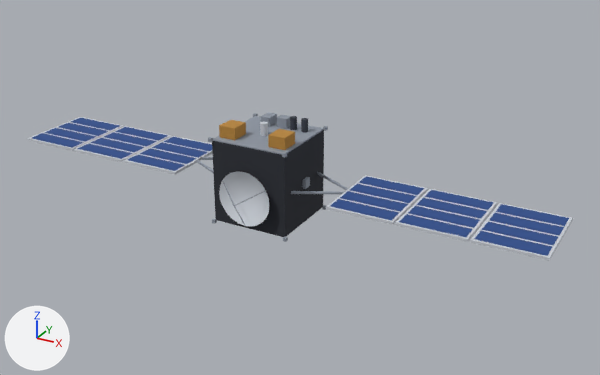
What one commit did to the glTF model site/models/hera.glb.
The view is the same before and after, from a 50 mm lens placed at (7.93, -13.16, 6.45), pointed at (0.67, 0.03, -0.14). The lights are fixed; the arrows at lower left show +X, +Y and +Z. The older version comes first. Where no turn or scale is listed for an object, it has been applied to the vertices. Vertices at exactly the same position are counted once.

The older version as bpy lines, for what is in view:
```python
me_body = bpy.data.meshes.new('body')
me_body.from_pydata(...)  # 3294 vertices, 3812 faces; spans x -5.75..5.75, y -1.09..1.09, z -1.05..1.05
# faces by material slot: [440, 432, 272, 2668]
me_body.materials.append(mat_own__8f97a3)  # grey #8f97a3
me_body.materials.append(mat_own__d5dae2)  # light grey #d5dae2
me_body.materials.append(mat_own__3a3f4a)  # greyish blue #3a3f4a
me_body.materials.append(mat_own__c9ced6)  # light grey #c9ced6
me_foil = bpy.data.meshes.new('foil')
me_foil.from_pydata(...)  # 187 vertices, 320 faces; spans x -0.8..0.8, y -0.8..0.8, z -1.0..1.0
# faces by material slot: [96, 224]
me_foil.materials.append(mat_own__2b2e36)  # dark grey #2b2e36
me_foil.materials.append(mat_own__b8863b)  # orange #b8863b
me_solar_panel = bpy.data.meshes.new('solar-panel')
me_solar_panel.from_pydata(...)  # 96 vertices, 48 faces; spans x -5.7..5.7, y -0.8..0.8, z 0.0
me_solar_panel.materials.append(mat_own__2e4e8c)  # blue #2e4e8c
ob_body = bpy.data.objects.new('body', me_body)
ob_body.location = (0.0, -0.23, 0.07)
ob_foil = bpy.data.objects.new('foil', me_foil)
ob_foil.location = (0.0, 0.0, 0.12)
ob_solar_panel = bpy.data.objects.new('solar-panel', me_solar_panel)
ob_solar_panel.location = (0.0, 0.0, 0.03)
```
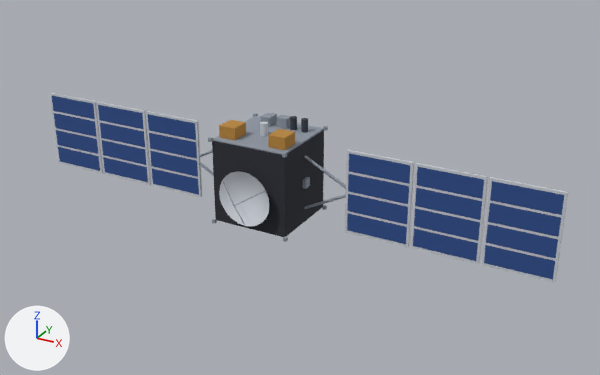
What changed in the scene script:
```text
Change me_body:
    where me_body.from_pydata(...)  # 3294 vertices, 3812 faces; spans x -5.75..5.75, y -1.09..1.09, z -1.05..1.05
    used by ob_body; location = (0.0, -0.23, 0.07)
    me_body part 1: the loose piece of 20 vertices spanning x 0.79..1.71, y -0.34..0.17, z -0.11..-0.04 is turned -90 degrees about the x axis through its middle, then moved by (0.0, 0.32, 0.32)
    me_body part 2: the loose piece of 20 vertices spanning x 0.79..1.71, y 0.29..0.8, z -0.11..-0.04 is turned -90 degrees about the x axis through its middle, then moved by (0.0, -0.32, -0.32)
    me_body part 3: the loose piece of 20 vertices spanning x -1.71..-0.79, y -0.34..0.17, z -0.11..-0.04 is turned -90 degrees about the x axis through its middle, then moved by (0.0, 0.32, 0.32)
    me_body part 4: the loose piece of 20 vertices spanning x -1.71..-0.79, y 0.29..0.8, z -0.11..-0.04 is turned -90 degrees about the x axis through its middle, then moved by (0.0, -0.32, -0.32)
    me_body part 5: the loose piece of 433 vertices spanning x 4.43..5.75, y -0.62..1.08, z -0.1..-0.05 is turned 90 degrees about the x axis through its middle
    me_body part 6: the loose piece of 433 vertices spanning x 3.06..4.39, y -0.62..1.08, z -0.1..-0.05 is turned 90 degrees about the x axis through its middle
    me_body part 7: the loose piece of 433 vertices spanning x 1.7..3.02, y -0.62..1.08, z -0.1..-0.05 is turned 90 degrees about the x axis through its middle
    me_body part 8: the loose piece of 433 vertices spanning x -5.75..-4.43, y -0.62..1.08, z -0.1..-0.05 is turned 90 degrees about the x axis through its middle
    me_body part 9: the loose piece of 433 vertices spanning x -4.39..-3.06, y -0.62..1.08, z -0.1..-0.05 is turned 90 degrees about the x axis through its middle
    me_body part 10: the loose piece of 433 vertices spanning x -3.02..-1.7, y -0.62..1.08, z -0.1..-0.05 is turned 90 degrees about the x axis through its middle
Change me_solar_panel:
    used by ob_solar_panel; location = (0.0, 0.0, 0.03)
    remove me_solar_panel.from_pydata(...)  # 96 vertices, 48 faces; spans x -5.7..5.7, y -0.8..0.8, z 0.0
    add me_solar_panel.from_pydata(...)  # 96 vertices, 48 faces; spans x -5.7..5.7, y 0.0, z -0.8..0.8
    me_solar_panel part 11: the whole mesh is turned 90 degrees about the x axis through its middle
Change ob_solar_panel:
    ob_solar_panel.location: (0.0, 0.0, 0.03) -> (0.0, -0.03, 0.0)
```

Where the change shows, as pixel boxes (x1, y1, x2, y2) in the pictures (600 x 375 px; the box of a moved part takes in the faces that stretch with it):
'solar-panel', turned: before (32, 118, 569, 256); after (52, 96, 564, 279)
'body', reshaped (27% taller): before (27, 112, 573, 261); after (50, 93, 568, 282)
part 1 of me_body, moved or reshaped: before (291, 191, 344, 194); after (304, 155, 346, 189)
part 2 of me_body, moved or reshaped: before (317, 172, 349, 190); after (304, 194, 346, 209)
part 3 of me_body, moved or reshaped: before (197, 160, 213, 173); after (199, 150, 213, 157)
part 4 of me_body, moved or reshaped: before (202, 157, 213, 160); after (199, 162, 214, 176)
part 5 of me_body, moved or reshaped: before (470, 203, 573, 261); after (481, 177, 568, 282)
part 6 of me_body, moved or reshaped: before (395, 189, 497, 242); after (410, 163, 488, 264)
part 7 of me_body, moved or reshaped: before (326, 175, 428, 225); after (345, 150, 414, 247)
part 8 of me_body, moved or reshaped: before (27, 117, 124, 151); after (50, 93, 103, 173)
part 9 of me_body, moved or reshaped: before (74, 126, 172, 162); after (96, 101, 151, 185)
part 10 of me_body, moved or reshaped: before (123, 136, 213, 174); after (146, 111, 202, 197)
